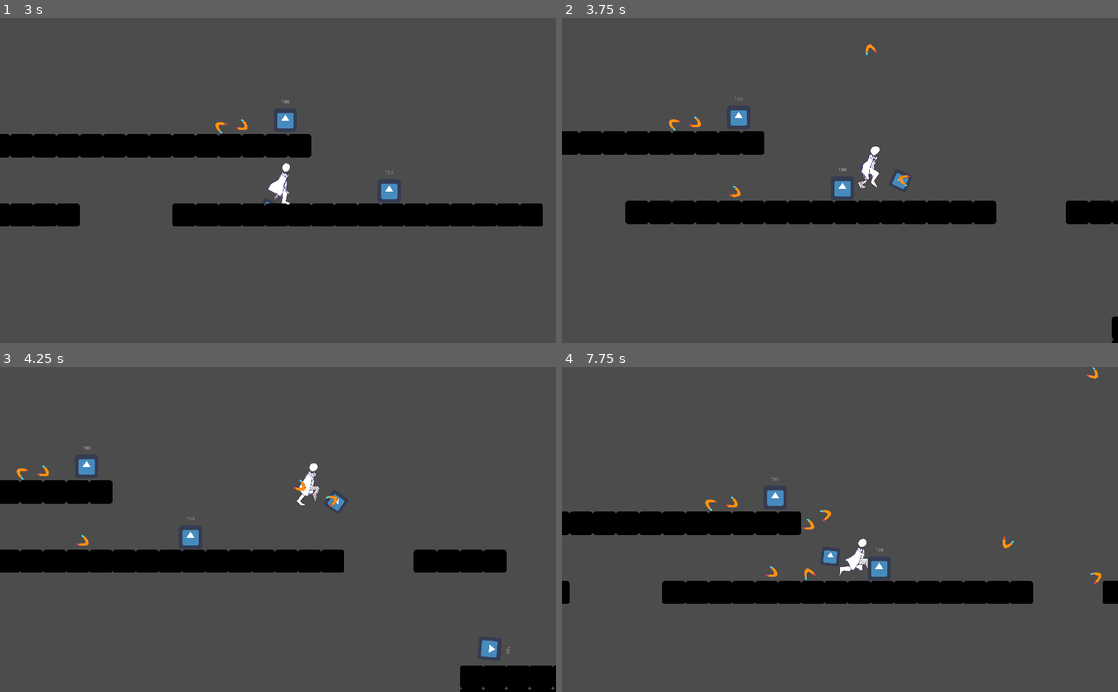
Above: before the commit, frames 1-4 (two rows, left to right).
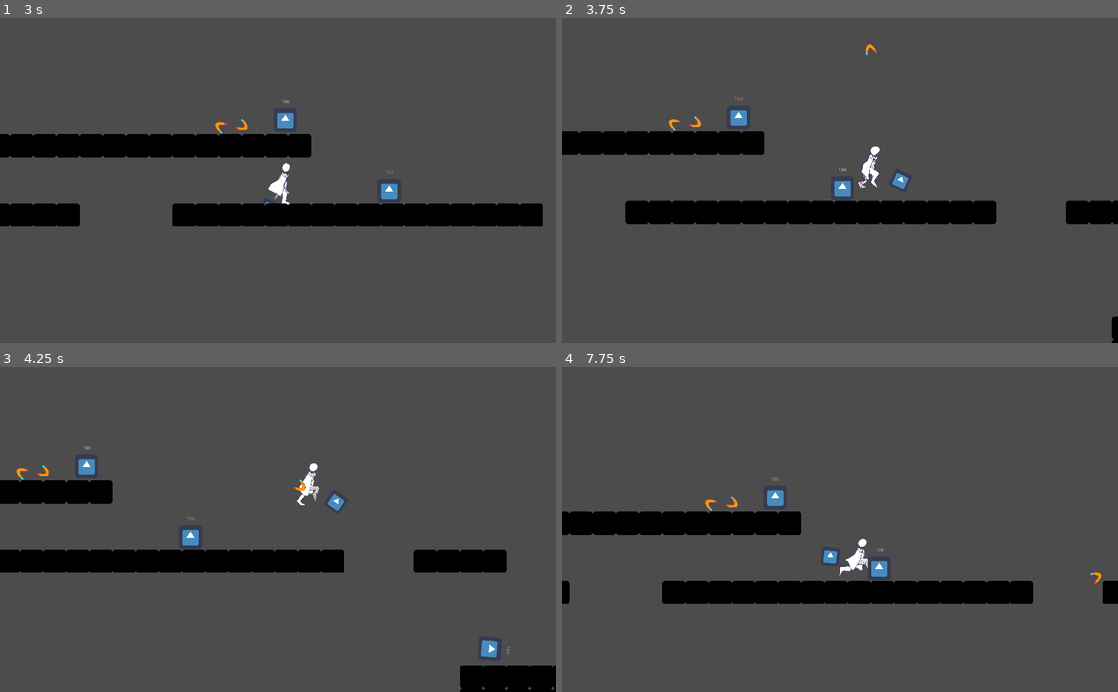
Above: after the commit, the same moments.

Repository: dodo3142/WinterGameJam
Game: Godot game, scene res://Scenes/TestLevel.tscn
Two runs of this game, one before a commit and one after it. Both use one fixed random seed, a clock stepped at 60 frames per second and the inputs below. The engine's default icon, where the game draws it, is replaced by a stand-in: a white triangle on a blue panel in a dark square.
Inputs (mouse positions are in pixels of both pictures, inside the frame that each line leads up to):
- Up to frame 1 (3 s): move the mouse to (400, 164) at 0.52 s; hold Right (Right) 0.53-2.03 s; tap X (Attack) at 0.6, 1.55, 2.1 s; tap Z (Jump) at 0.77, 1.52 s; right-click (400, 164) at 0.8 s; move the mouse to (166, 196) at 1.27 s; right-click (166, 196) at 1.35 s; move the mouse to (333, 109) at 2.02 s; hold Left (Left) 2.03-2.78 s; right-click (333, 109) at 2.3 s; move the mouse to (250, 245) at 2.77 s; hold Right (Right) from 2.78 s (still down); right-click (250, 245) at 2.85 s
- Up to frame 2 (3.75 s): keep holding Right (Right); tap Z (Jump) at 3.02 s; tap X (Attack) at 3.05, 3.6 s; move the mouse to (1006, 229) at 3.52 s
- Up to frame 3 (4.25 s): keep holding Right (Right); tap Z (Jump) at 3.77 s; right-click (444, 578) at 3.8 s
- Up to frame 4 (7.75 s): move the mouse to (673, 480) at 4.27 s; release Right (Right) at 4.28 s; hold Left (Left) 4.28-5.03 s; right-click (673, 480) at 4.35 s; tap Z (Jump) at 4.52, 6.02, 6.77, 7.52 s; tap X (Attack) at 4.55, 5.1, 6.05, 6.6, 7.55 s; move the mouse to (867, 529) at 5.02 s; hold Right (Right) 5.03-5.78 s; right-click (867, 529) at 5.3 s; move the mouse to (756, 448) at 5.77 s; hold Left (Left) 5.78-7.28 s; right-click (756, 448) at 5.85 s; move the mouse to (962, 513) at 6.52 s; right-click (962, 513) at 6.8 s; move the mouse to (728, 545) at 7.27 s; hold Right (Right) from 7.28 s (still down); right-click (728, 545) at 7.35 s

Frame 1 is identical in both runs. In frame 2, less than 0.1% of the frame differs, in the area x 30-63%, y 48-56%; in frame 3, less than 0.1%; in frame 4, 0.2%, in the area x 36-97%, y 0-66%.

Commit message:
BOOMERANG
pls don't delete my code again github, pretty pls ;)

Diff:
--- a/WinterGameJam/Scenes/Player.tscn
+++ b/WinterGameJam/Scenes/Player.tscn
@@ -57,6 +57,7 @@
 script = ExtResource( 2 )
 Speed = 500
 JumpForce = -1000
+BoomerangCount = 3
 
 [node name="PlayerSprite" type="Sprite" parent="."]
 scale = Vector2( 0.5, 0.5 )
@@ -95,6 +96,13 @@
 [node name="CollisionShape2D" type="CollisionShape2D" parent="PlayerSprite/Hand/HandSprite/HandHitBox"]
 shape = SubResource( 8 )
 
+[node name="CatchHitBox" type="Area2D" parent="PlayerSprite/Hand/HandSprite" groups=["Catch"]]
+
+[node name="CollisionShape2D" type="CollisionShape2D" parent="PlayerSprite/Hand/HandSprite/CatchHitBox"]
+modulate = Color( 0.00784314, 0.976471, 0, 1 )
+shape = SubResource( 8 )
+disabled = true
+
 [node name="CollisionShape2D" type="CollisionShape2D" parent="."]
 modulate = Color( 0, 1, 0.858824, 1 )
 shape = SubResource( 3 )
@@ -104,6 +112,10 @@
 one_shot = true
 
 [node name="JumpBuffring" type="Timer" parent="."]
+wait_time = 0.2
+one_shot = true
+
+[node name="CatchTimer" type="Timer" parent="."]
 wait_time = 0.2
 one_shot = true
 
@@ -121,3 +133,4 @@
 [connection signal="Grounded_Update" from="." to="PlayerSprite/Camera2D" method="_on_Player_Grounded_Update"]
 [connection signal="timeout" from="CoyoteTimer" to="." method="_on_CoyoteTimer_timeout"]
 [connection signal="timeout" from="JumpBuffring" to="." method="_on_JumpBuffring_timeout"]
+[connection signal="timeout" from="CatchTimer" to="." method="_on_CatchTimer_timeout"]
--- a/WinterGameJam/Scripts/Player.gd
+++ b/WinterGameJam/Scripts/Player.gd
@@ -8,6 +8,7 @@
 export var FallGravity= 2500
 export var JumpGravity = 2000
 export var MaxFallSpeed = 800
+export var BoomerangCount = 1
 export (float, 0, 1.0) var JumpStopMul = 0.7
 export (float, 0, 1.0) var friction = 0.3
 export (float, 0, 1.0) var acceleration = 0.3
@@ -27,8 +28,10 @@
 onready var PlayerSprite = $PlayerSprite
 onready var CoyoteJump = $CoyoteTimer
 onready var JumpBuffring = $JumpBuffring
+onready var CatchTimer = $CatchTimer
 onready var Anim = $AnimationPlayer
 onready var Hand = $PlayerSprite/Hand/HandSprite
+onready var CatchBox = $PlayerSprite/Hand/HandSprite/CatchHitBox/CollisionShape2D
 onready var Boomerang = preload("res://Scenes/boomerang.tscn")
 
 func _process(_delta):
@@ -39,6 +42,7 @@
 		CoyoteJump.start()
 
 	Attack()
+	Catch()
 
 
 
@@ -96,10 +100,16 @@
 		JumpButtonrelesed = false
 
 func Attack():
-	if Input.is_action_just_pressed("Attack"):
+	if Input.is_action_just_pressed("Attack") && BoomerangCount > 0:
 			var b = Boomerang.instance()
 			b.Hand = Hand
 			add_child(b)
+			BoomerangCount -= 1
+
+func Catch():
+	if Input.is_action_just_pressed("Throw"):
+		CatchBox.disabled = false
+		CatchTimer.start()
 
 
 func Gravity(delta):
@@ -120,3 +130,7 @@
 
 func _on_JumpBuffring_timeout():
 	tryingtoJump = false
+
+
+func _on_CatchTimer_timeout():
+	CatchBox.disabled = true
--- a/WinterGameJam/Scripts/boomerang.gd
+++ b/WinterGameJam/Scripts/boomerang.gd
@@ -73,6 +73,9 @@
 		if area.is_in_group("Player"):
 			state = Missed
 
+	if area.is_in_group("Catch") && state != Flying:
+		Player.BoomerangCount += 1
+		queue_free()
 
 func _on_StuckTimer_timeout():
 	state= Missed
--- a/WinterGameJam/project.godot
+++ b/WinterGameJam/project.godot
@@ -65,6 +65,11 @@
 , Object(InputEventMouseButton,"resource_local_to_scene":false,"resource_name":"","device":0,"alt":false,"shift":false, …(202 unchanged characters)…
  ]
 }
+Throw={
+"deadzone": 0.5,
+"events": [ Object(InputEventMouseButton,"resource_local_to_scene":false,"resource_name":"","device":0,"alt":false,"shift":false,"control":false,"meta":false,"command":false,"button_mask":0,"position":Vector2( 0, 0 ),"global_position":Vector2( 0, 0 ),"factor":1.0,"button_index":2,"pressed":false,"doubleclick":false,"script":null)
+ ]
+}
 reset={
 "deadzone": 0.5,
 "events": [ Object(InputEventKey,"resource_local_to_scene":false,"resource_name":"","device":0,"alt":false,"shift":false,"control":false,"meta":false,"command":false,"pressed":false,"scancode":82,"physical_scancode":0,"unicode":0,"echo":false,"script":null)
